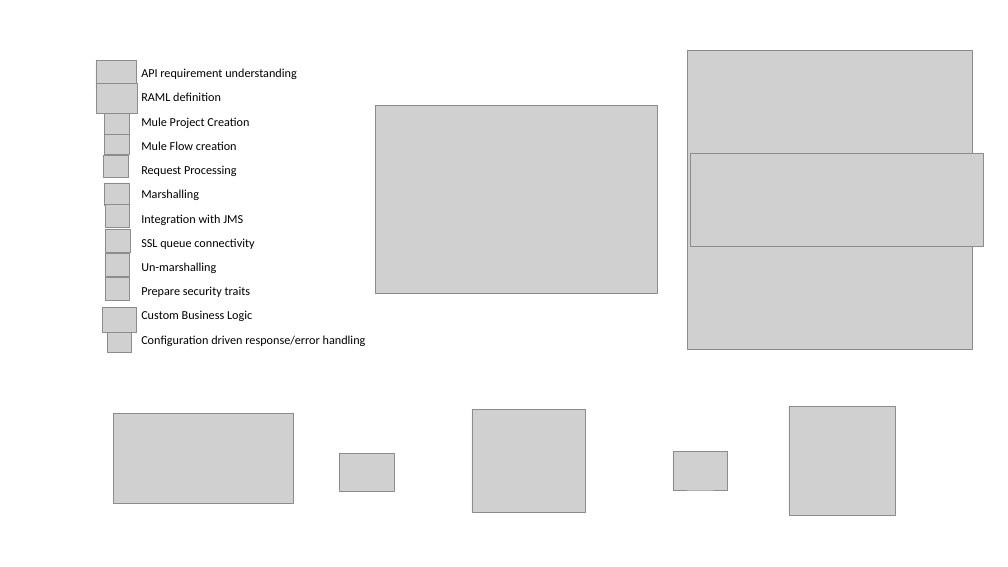
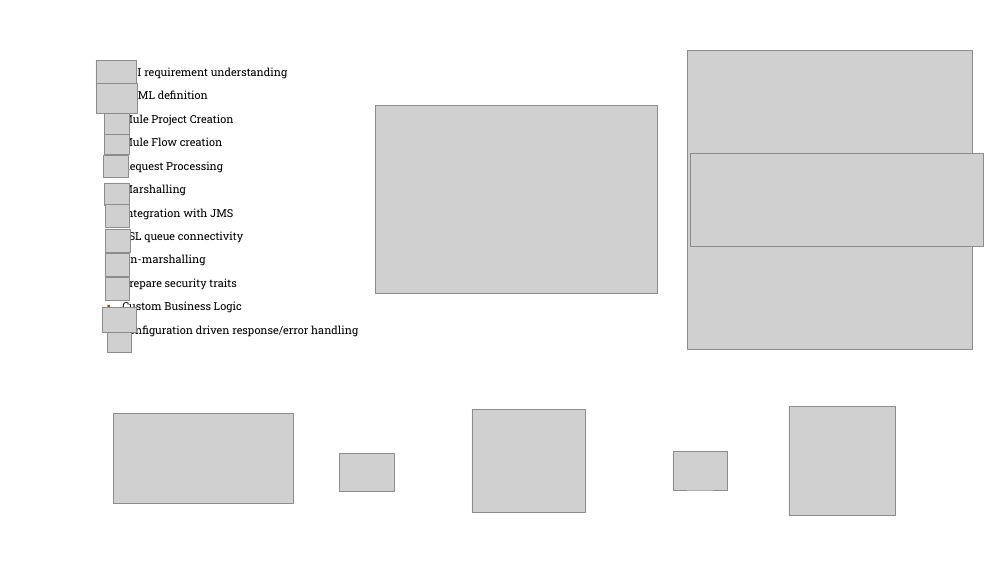
Before and after one commit to atambe/HSBC-code-camp, a slide deck: slide 2 of codecamp_ppt/API Template.pptx. Drawn at 1008x567 pixels with LibreOffice and Linux fonts; fonts in the diff are those of the drawing; grey boxes stand for pictures; background and template pictures are left out. Boxes give left, top, right and bottom in pixels: in the first picture for what was removed or moved away, otherwise in the second. Text is boxed around its words. In the diff, an @@ line names an element or a change of style, - is before the commit and + after.

```diff
--- a/codecamp_ppt/API Template.pptx
+++ b/codecamp_ppt/API Template.pptx
@@ text "API requirement understanding" at [122,66,358,338]: size 11.6 to 10.5 pt, font Calibri to Roboto Slab; bullet • to ▪; more space between paragraphs @@
```
Also in this commit, not shown: 3 other slides changed.
